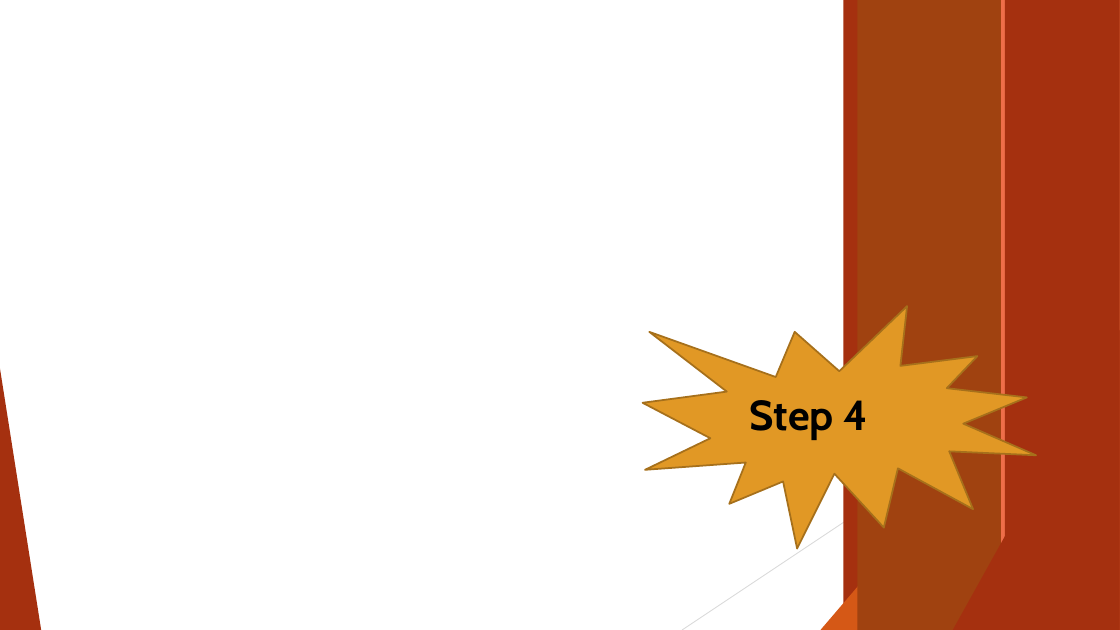
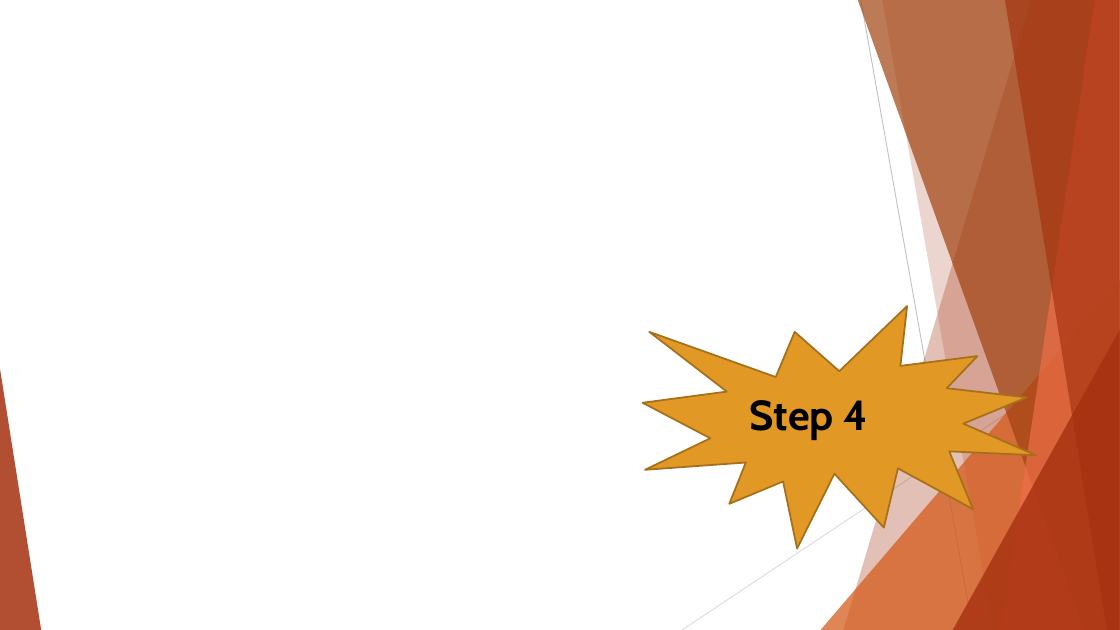
Before and after one commit to ICI3D/Sandbox, a slide deck: slide 8 of IntroToGitHub&SmartGit-v3.1.pptx. Drawn at 1120x630 pixels with LibreOffice and Linux fonts; fonts in the diff are those of the drawing; background and template pictures are left out. Boxes give left, top, right and bottom in pixels: in the first picture for what was removed or moved away, otherwise in the second. Text is boxed around its words. In the diff, an @@ line names an element or a change of style, - is before the commit and + after.

```diff
--- a/IntroToGitHub&SmartGit-v3.1.pptx
+++ b/IntroToGitHub&SmartGit-v3.1.pptx
@@ rectangle removed at <box>844,0,1120,630</box> @@
@@ rectangle removed at <box>858,0,1120,630</box> @@
@@ line (861, 0) - (973, 630): stroke #BFBFBF 0.74 pt to #BFBFBF 0.75 pt @@
@@ rectangle removed at <box>882,0,1120,630</box> @@
@@ rectangle removed at <box>1002,0,1120,630</box> @@
@@ rectangle removed at <box>1005,0,1120,630</box> @@
@@ group added at <box>844,0,1120,630</box>: 5 freeform shapes @@
@@ triangle at <box>821,280,1120,630</box>: fill #D55816 to #D55816 at 72% opacity @@
@@ line (1120, 339) - (682, 630): stroke #D9D9D9 0.74 pt to #D9D9D9 0.75 pt @@
@@ triangle at <box>953,330,1120,630</box>: fill #A5300F to #A5300F at 80% opacity @@
@@ triangle at <box>0,369,41,630</box>: fill #A5300F to #A5300F at 85% opacity @@
```
Also in this commit, not shown: 18 other slides changed.
